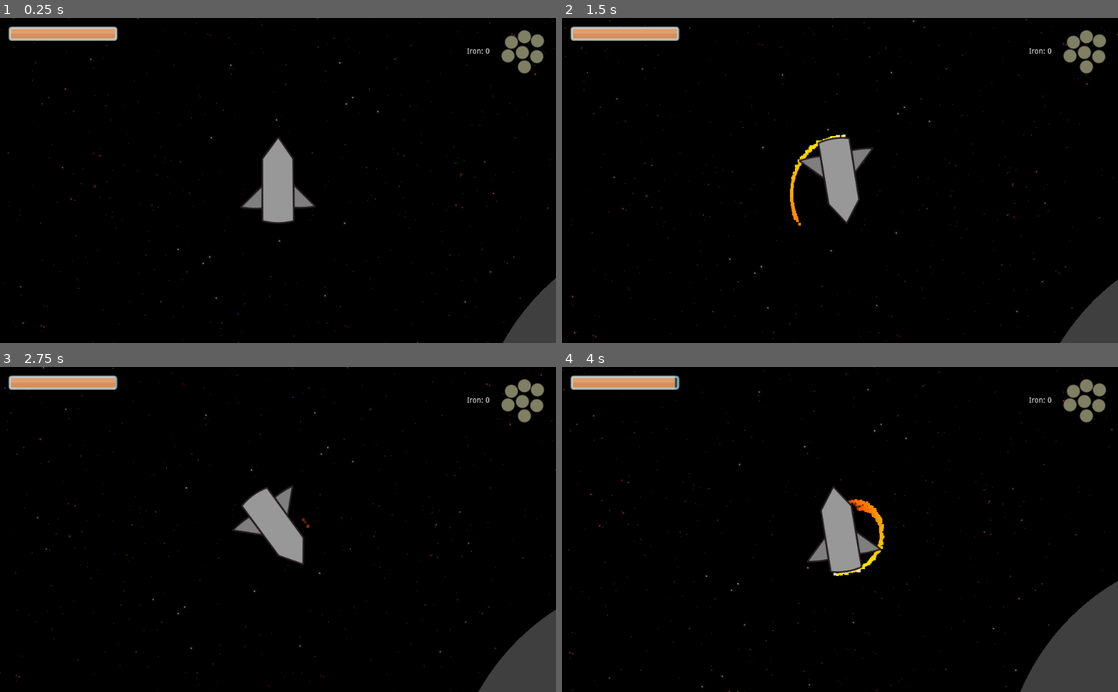
Above: before the commit, frames 1-4 (two rows, left to right).
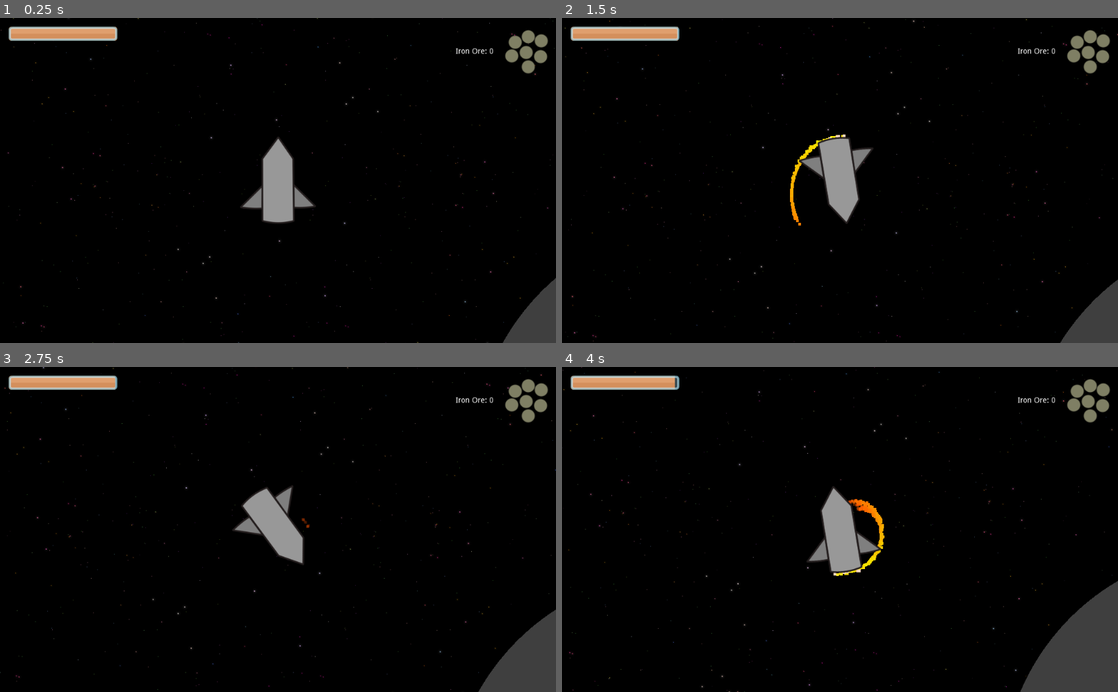
Above: after the commit, the same moments.

Repository: mariothedog/Holes-Theme
Game: Godot game, scene res://Space/Space.tscn
The game is run twice, just before and just after one commit, with the same random seed, the same clock (stepped at 60 frames per second) and the same inputs.
Inputs (mouse positions are in pixels of both pictures, inside the frame that each line leads up to):
- Up to frame 1 (0.25 s): no input
- Up to frame 2 (1.5 s): tap Enter at 0.5 s; move the mouse to (962, 164) at 0.52 s; hold D (turn_right) from 0.53 s (still down); tap L (land) at 0.6, 1.35 s; click (962, 164) at 0.67 s; tap W (thrust) at 0.77 s; move the mouse to (728, 196) at 1.27 s; click (728, 196) at 1.42 s
- Up to frame 3 (2.75 s): tap W (thrust) at 1.52 s; move the mouse to (333, 458) at 2.02 s; release D (turn_right) at 2.03 s; hold A (turn_left) from 2.03 s (still down); tap L (land) at 2.1 s; click (333, 458) at 2.17 s
- Up to frame 4 (4 s): move the mouse to (812, 594) at 2.77 s; release A (turn_left) at 2.78 s; hold D (turn_right) from 2.78 s (still down); tap L (land) at 2.85, 3.6 s; click (812, 594) at 2.92 s; tap W (thrust) at 3.02, 3.77 s; move the mouse to (1006, 578) at 3.52 s; click (1006, 578) at 3.67 s

The runs differ from the first frame. In frame 1, 0.5% of the frame differs, in the area x 82-99%, y 3-18%; in frame 2, 0.5%; in frame 3, 0.5%; in frame 4, 0.5%.

Commit message:
Saved inventory added

Diff:
--- a/Asteroids/Asteroid Object.gd
+++ b/Asteroids/Asteroid Object.gd
@@ -1,4 +1,6 @@
 extends StaticBody2D
+
+signal update_inventory
 
 var PositionsImage = Image.new()
 var PositionsTex = ImageTexture.new()
@@ -99,3 +101,7 @@
 				global.ore_positions[global.recent_landing_asteroid_pos].erase(ore)
 
 		mined_ore.queue_free()
+
+		global.inventory["Iron Ore"] = global.inventory.get("Iron Ore", 0) + 1
+
+		emit_signal("update_inventory")
--- a/Asteroids/Asteroid Scene.tscn
+++ b/Asteroids/Asteroid Scene.tscn
@@ -12,3 +12,4 @@
 
 [node name="Player" parent="." instance=ExtResource( 2 )]
 position = Vector2( 0, -483 )
+[connection signal="update_inventory" from="Asteroid Object" to="Player" method="_on_Asteroid_Object_update_inventory"]
--- a/Player/Player.gd
+++ b/Player/Player.gd
@@ -51,3 +51,6 @@
 
 func animate():
 	pass
+
+func _on_Asteroid_Object_update_inventory():
+	$HUD.update_inventory()
--- a/Space/Space.gd
+++ b/Space/Space.gd
@@ -103,7 +103,8 @@
 		"rocket_rot" : $Rocket.rotation,
 		"rocket_fuel" : $Rocket.fuel,
 		"ore_positions" : ore_positions,
-		"hole_positions" : hole_positions
+		"hole_positions" : hole_positions,
+		"inventory" : global.inventory
 	}
 	save_game.store_line(to_json(node_data))
 
@@ -160,3 +161,7 @@
 				for hole in hole_positions[asteroid_pos]:
 					var hole_vec_pos = Vector2(hole[0], hole[1])
 					global.hole_positions[vec_pos].append(hole_vec_pos)
+
+		if len(global.inventory) == 0:
+			global.inventory = node_data["inventory"]
+		$Rocket/HUD.update_inventory()
--- a/UI/HUD.gd
+++ b/UI/HUD.gd
@@ -1 +1,7 @@
 extends CanvasLayer
+
+func _ready():
+	update_inventory()
+
+func update_inventory():
+	$Inventory/Iron/Label.text = "Iron Ore: %s" % global.inventory.get("Iron Ore", 0)
--- a/UI/HUD.tscn
+++ b/UI/HUD.tscn
@@ -7,9 +7,9 @@
 script = ExtResource( 2 )
 
 [node name="Inventory" type="VSplitContainer" parent="."]
-anchor_left = 0.99
+anchor_left = 0.97
 anchor_top = 0.02
-anchor_right = 1.0
+anchor_right = 0.97
 anchor_bottom = 0.02
 margin_left = -154.0
 margin_bottom = 100.0
@@ -18,7 +18,7 @@
 }
 
 [node name="Iron" type="HSplitContainer" parent="Inventory"]
-margin_right = 164.24
+margin_right = 154.0
 margin_bottom = 100.0
 dragger_visibility = 1
 
@@ -30,6 +30,6 @@
 
 [node name="TextureRect" type="TextureRect" parent="Inventory/Iron"]
 margin_left = 54.0
-margin_right = 164.24
+margin_right = 154.0
 margin_bottom = 100.0
 texture = ExtResource( 1 )
